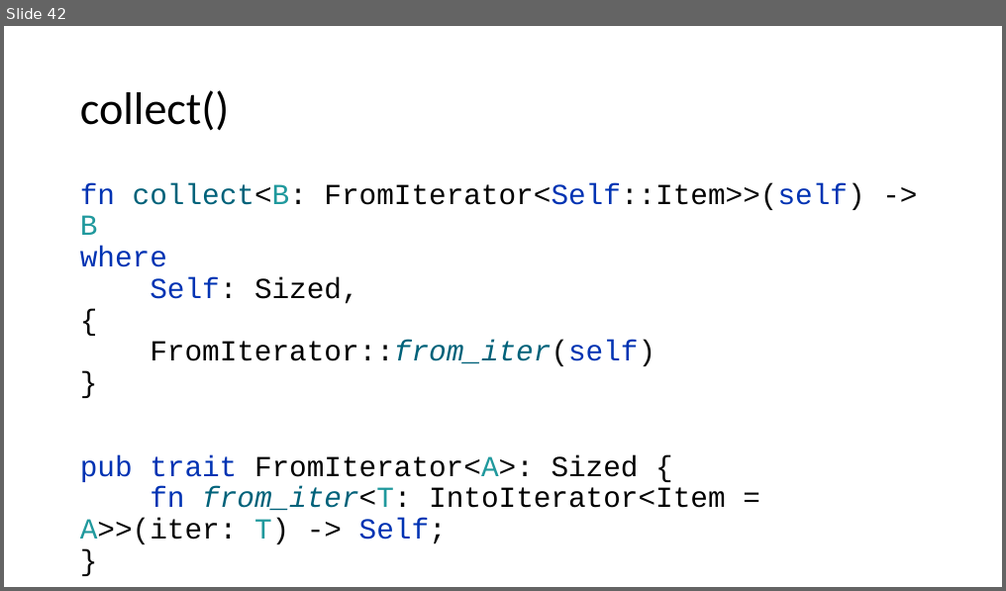
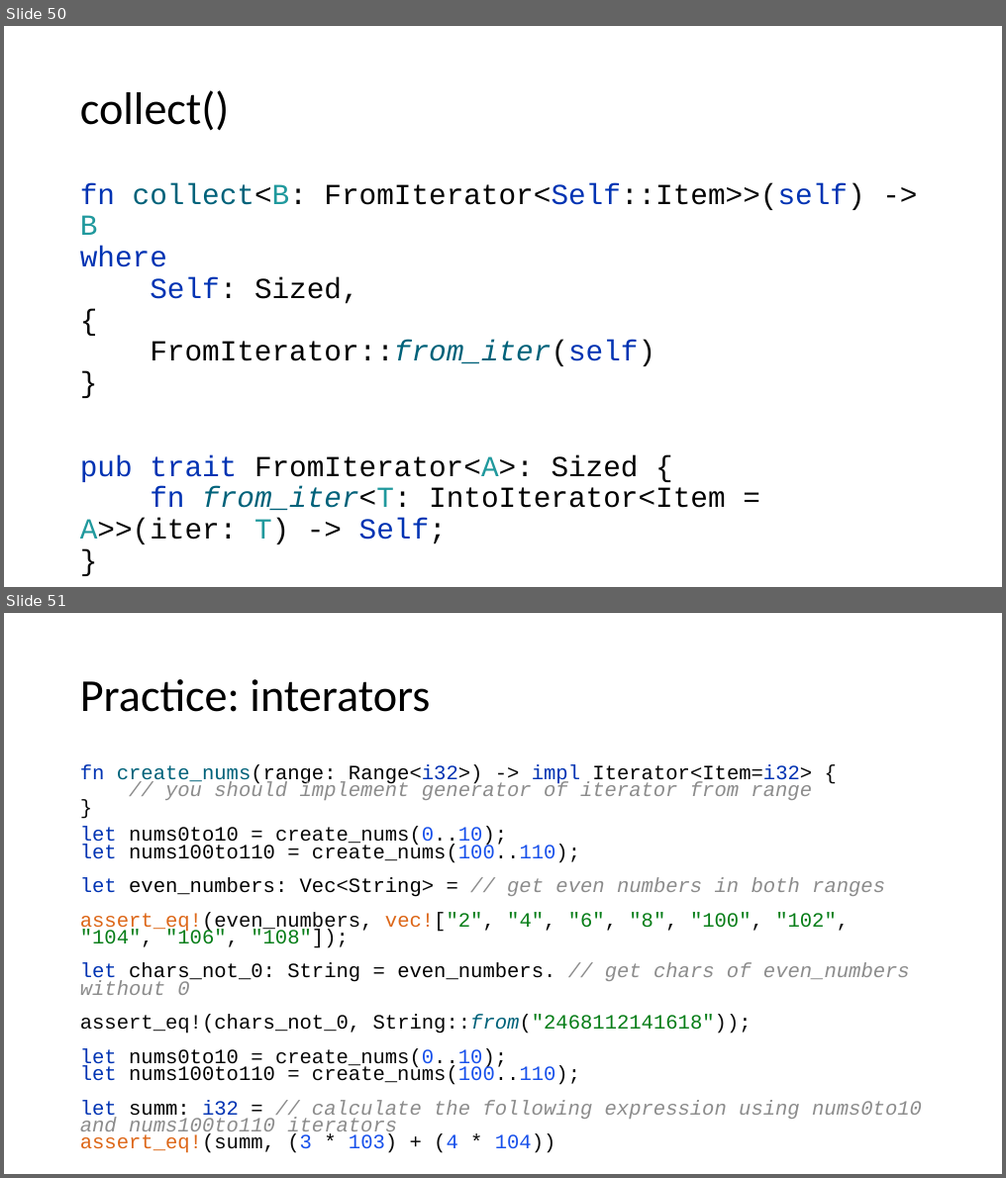
Before and after one commit to kugushev/course-rust-basics, a slide deck: pres/07-Collections.pptx. Shown one above the other, each under a label of ours: slide 42 before the commit, slides 50 and 51 after it. The pictures are 1006x591 and 1006x1178 pixels, drawn with LibreOffice and Linux fonts; fonts in the diff are those of the drawing. Boxes give left, top, right and bottom in pixels: in the first picture for what was removed or moved away, otherwise in the second. Text is boxed around its words. In the diff, an @@ line names an element or a change of style, - is before the commit and + after.

```diff
--- a/pres/07-Collections.pptx
+++ b/pres/07-Collections.pptx
@@ slide 51 added at (x1=4, y1=613, x2=1002, y2=1174), background #FFFFFF @@
@@ rectangle added at (x1=4, y1=617, x2=19, y2=647), fill #FFFFFF @@
@@ title added at (x1=80, y1=679, x2=430, y2=712), 44 pt, text #000000 @@
+Practice: interators
@@ text added at (x1=80, y1=764, x2=922, y2=1132), 19.6 pt, text #8C8C8C @@
+fn create_nums(range: Range<i32>) -> impl Iterator<Item=i32> {
+// you should implement generator of iterator from range
+}
+let nums0to10 = create_nums(0..10);
+let nums100to110 = create_nums(100..110);
+let even_numbers: Vec<String> = // get even numbers in both ranges
+assert_eq!(even_numbers, vec!["2", "4", "6", "8", "100", "102", "104", "106", "108"]);
+let chars_not_0: String = even_numbers. // get chars of even_numbers without 0
+assert_eq!(chars_not_0, String::from("2468112141618"));
+let nums0to10 = create_nums(0..10);
+let nums100to110 = create_nums(100..110);
+let summ: i32 = // calculate the following expression using nums0to10 and nums100to110 iterators
+assert_eq!(summ, (3 * 103) + (4 * 104))
@@ what was slide 42 is now slide 50 @@
```
Also in this commit, not shown: 2 slides changed, 8 other slides added, 2 other files.
